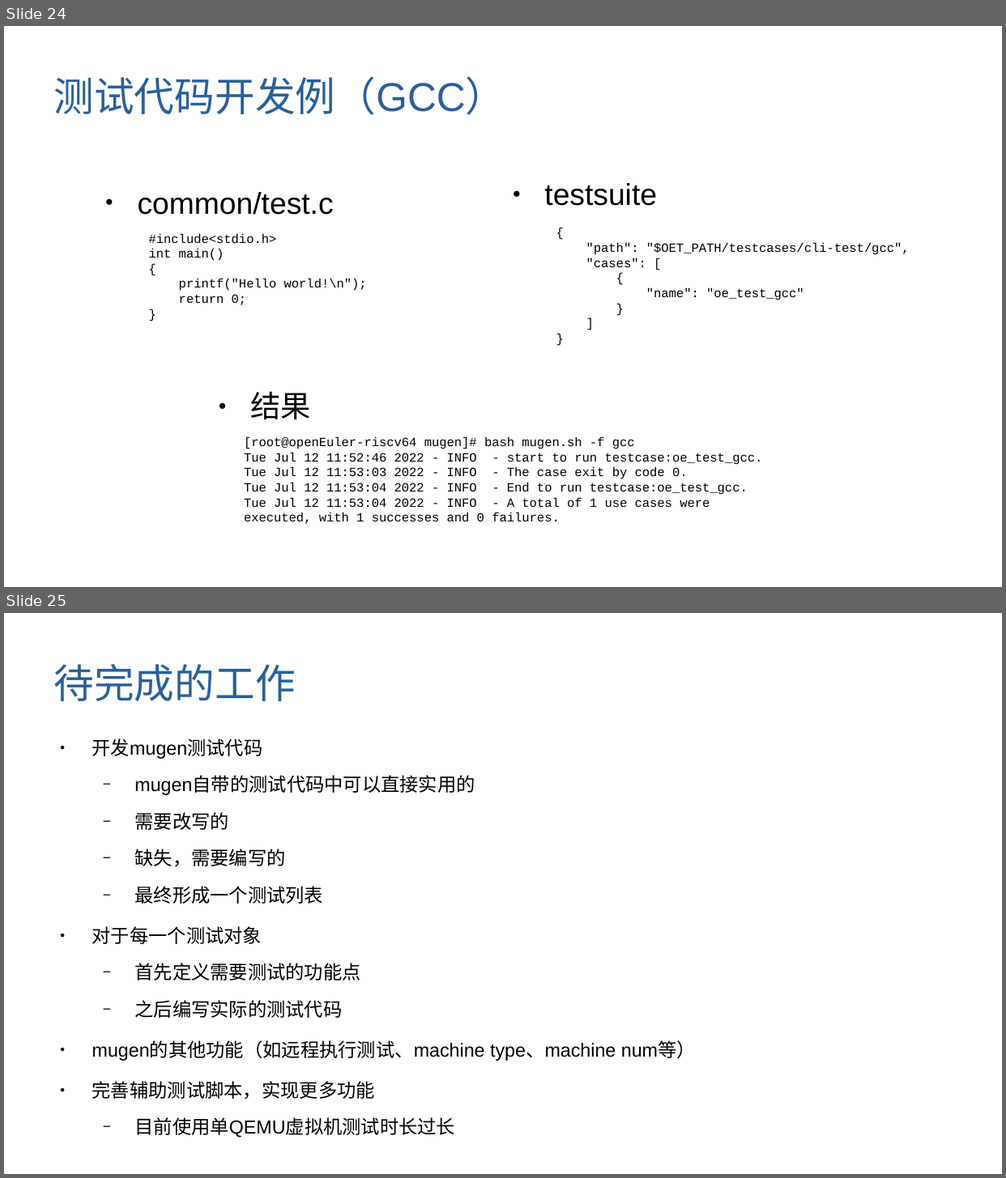
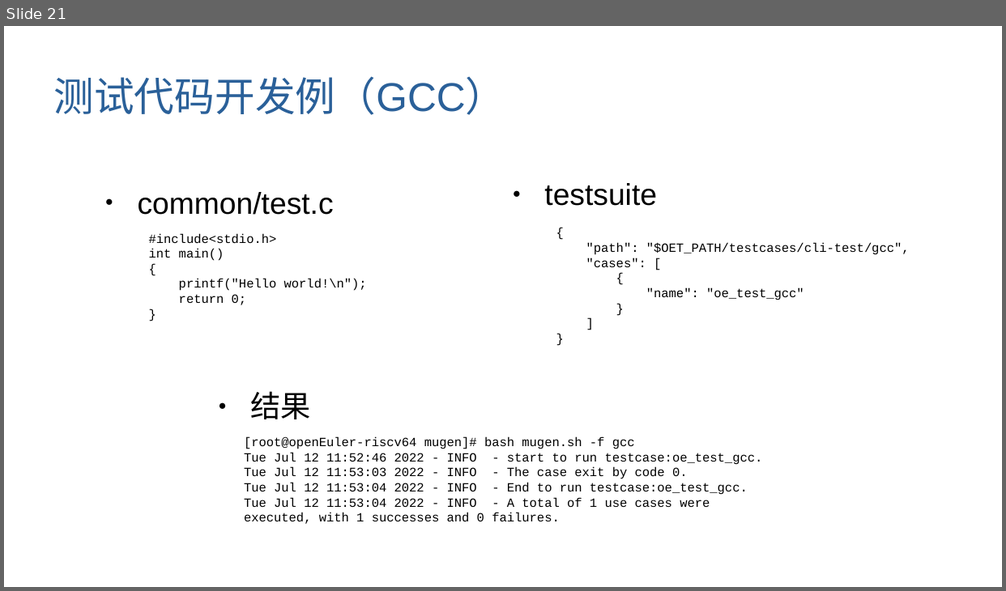
Before and after one commit to brsf11/mugen-presentation, a slide deck: ppt/report.odp. Shown one above the other, each under a label of ours: slides 24 and 25 before the commit, slide 21 after it. The pictures are 1006x1178 and 1006x591 pixels, drawn with LibreOffice and Linux fonts; fonts in the diff are those of the drawing. Boxes give left, top, right and bottom in pixels: in the first picture for what was removed or moved away, otherwise in the second. Text is boxed around its words. In the diff, an @@ line names an element or a change of style, - is before the commit and + after.

```diff
--- a/ppt/report.odp
+++ b/ppt/report.odp
@@ slide 25 removed at [4, 613, 1002, 1174], background #FFFFFF @@
@@ title removed at [54, 664, 296, 701] @@
-待完成的工作
@@ text removed at [92, 739, 696, 1100] @@
-● 开发mugen测试代码
-  − mugen自带的测试代码中可以直接实用的
-  − 需要改写的
-  − 缺失，需要编写的
-  − 最终形成一个测试列表
-● 对于每一个测试对象
-  − 首先定义需要测试的功能点
-  − 之后编写实际的测试代码
-● mugen的其他功能（如远程执行测试、machine type、machine num等）
-● 完善辅助测试脚本，实现更多功能
-  − 目前使用单QEMU虚拟机测试时长过长
@@ what was slide 24 is now slide 21 @@
```
Also in this commit, not shown: 2 slides changed, 1 slide added, 3 other slides removed, 2 other files.
